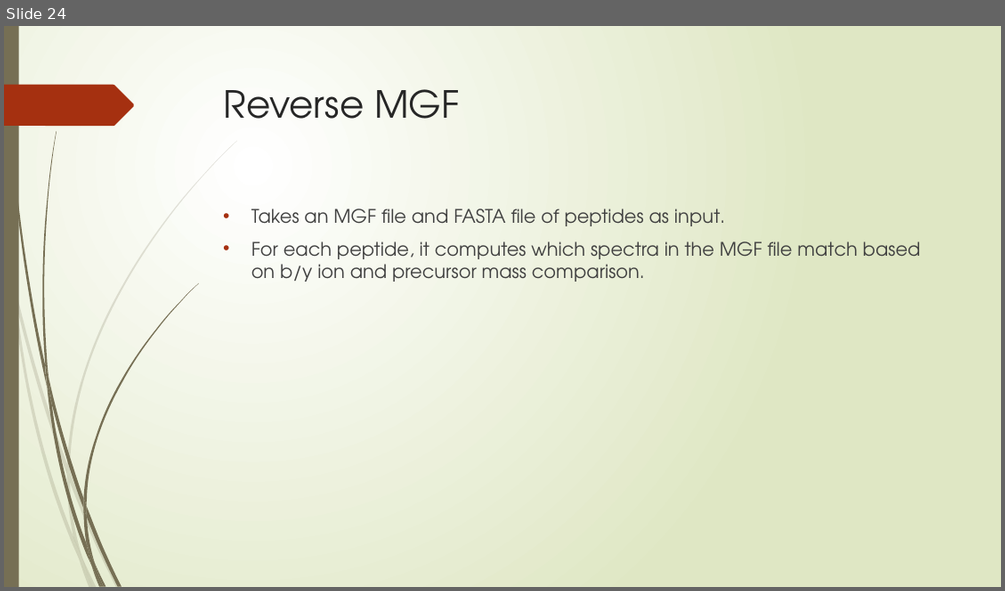
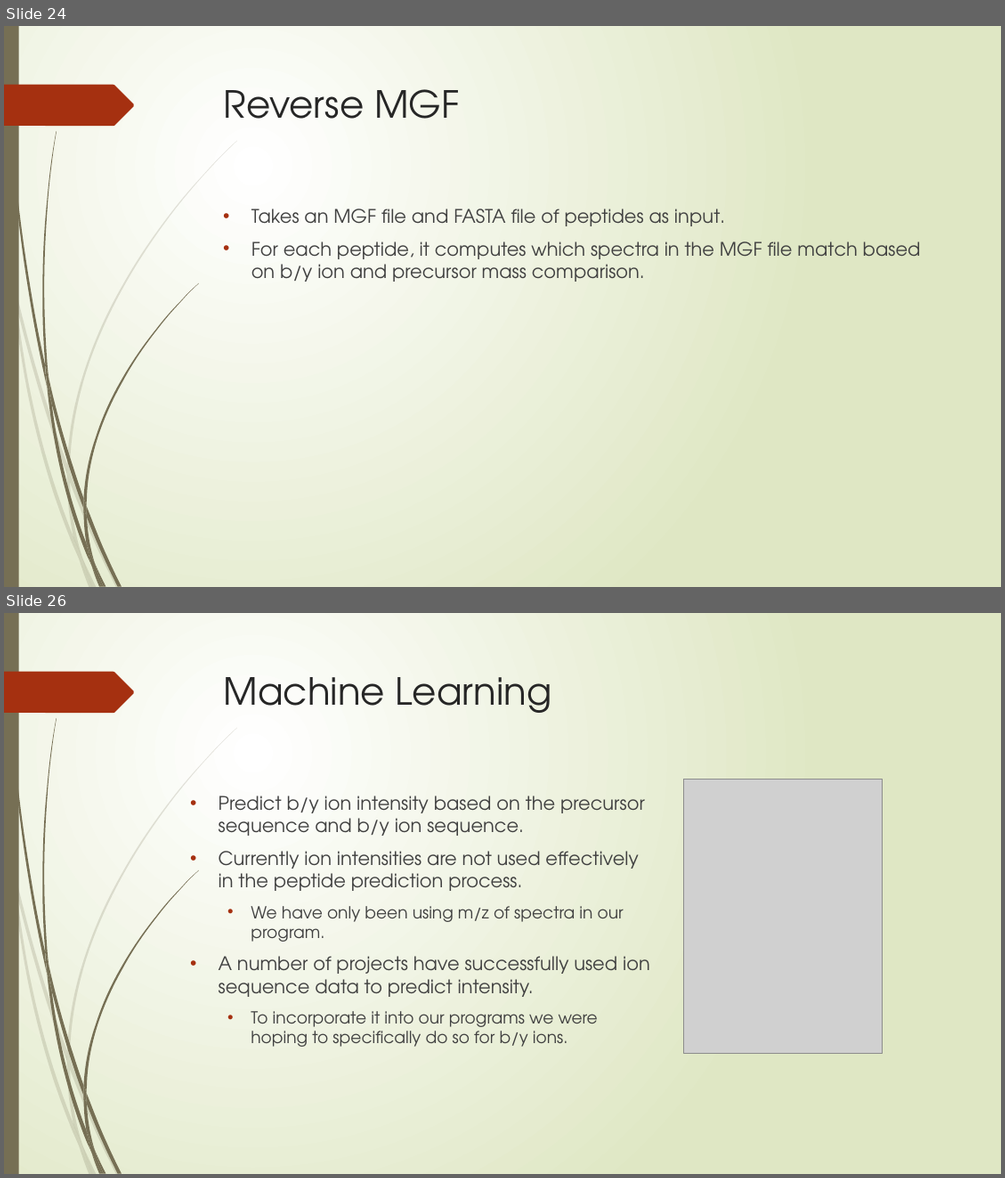
Before and after one commit to nhcha6/MersProject, a slide deck: SecondLabPresentation.pptx. Shown one above the other, each under a label of ours: slide 24 before the commit, slides 24 and 26 after it; the slides between them are not shown. The pictures are 1005x591 and 1005x1178 pixels, drawn with LibreOffice and Linux fonts; fonts in the diff are those of the drawing; grey boxes stand for pictures. Boxes give left, top, right and bottom in pixels: in the first picture for what was removed or moved away, otherwise in the second. Text is boxed around its words. In the diff, an @@ line names an element or a change of style, - is before the commit and + after.

```diff
--- a/SecondLabPresentation.pptx
+++ b/SecondLabPresentation.pptx
@@ slide 26 added at (x1=4, y1=613, x2=1001, y2=1174), background gradient #FFFFFF to #DFE8C4; not listed: 24 template elements that a slide beside it also shows @@
@@ title added at (x1=224, y1=677, x2=552, y2=713), 36 pt, text #262626 @@
+Machine Learning
@@ text added at (x1=218, y1=795, x2=650, y2=1046), 18 pt, text #404040 @@
+• Predict b/y ion intensity based on the precursor sequence and b/y ion sequence.
+• Currently ion intensities are not used effectively in the peptide prediction process.
+  • We have only been using m/z of spectra in our program.
+• A number of projects have successfully used ion sequence data to predict intensity.
+  • To incorporate it into our programs we were hoping to specifically do so for b/y ions.
@@ picture added at (x1=684, y1=779, x2=882, y2=1054) @@
```
Also in this commit, not shown: 5 slides changed, 4 other slides added, 1 slide removed.
